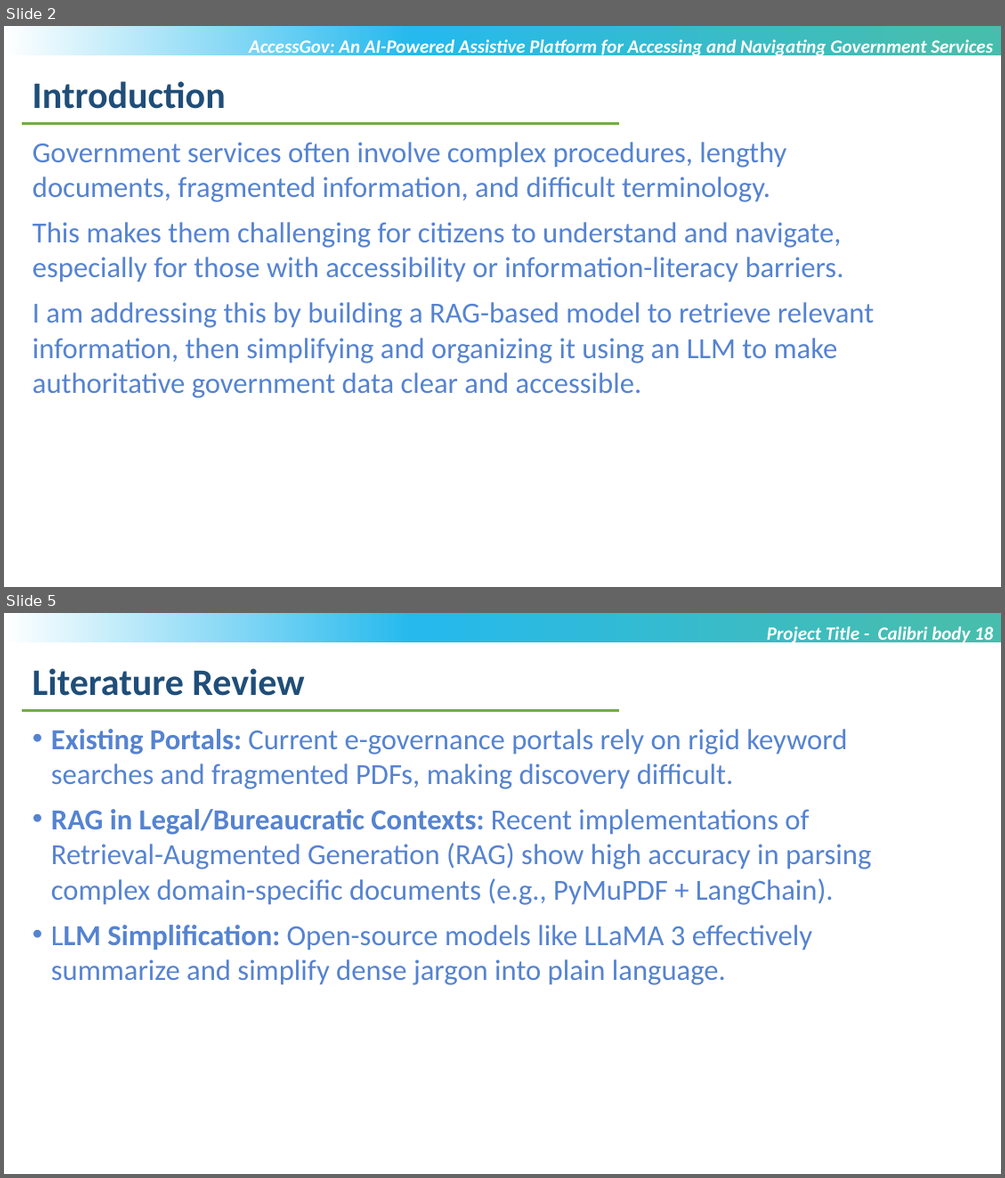
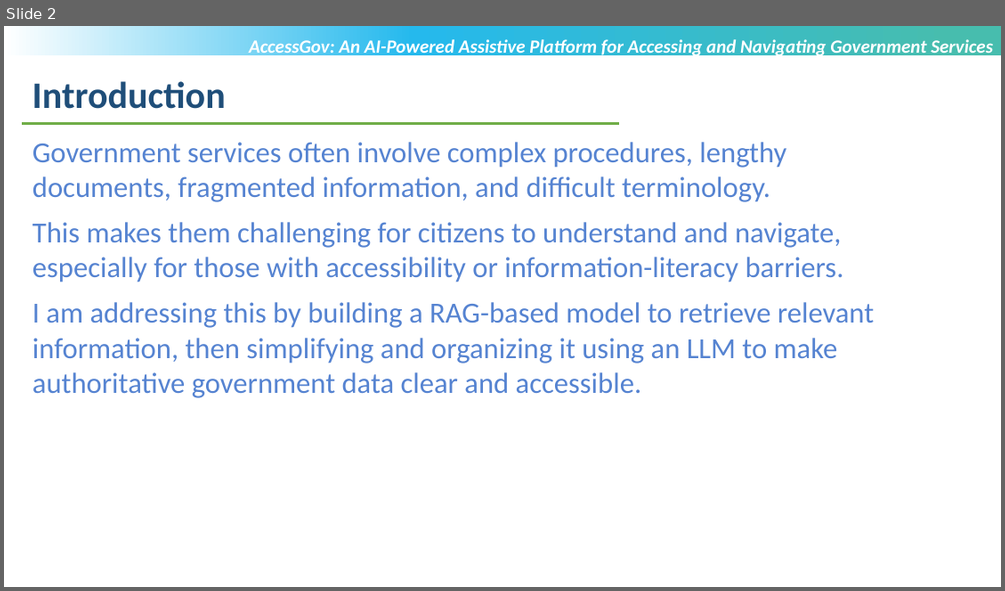
Before and after one commit to MehtaRahi/AccessGov, a slide deck: T9998_VIT-Chennai_Rahi_Sanxipt_Mehta_Review1.pptx. Shown one above the other, each under a label of ours: slides 2 and 5 before the commit, slide 2 after it; the slides between them are not shown. The pictures are 1005x1178 and 1005x591 pixels, drawn with LibreOffice and Linux fonts; fonts in the diff are those of the drawing; background and template pictures are left out. Boxes give left, top, right and bottom in pixels: in the first picture for what was removed or moved away, otherwise in the second. Text is boxed around its words. In the diff, an @@ line names an element or a change of style, - is before the commit and + after.

Commit message:
docs: add architecture documentation and update project presentation files

```diff
--- a/T9998_VIT-Chennai_Rahi_Sanxipt_Mehta_Review1.pptx
+++ b/T9998_VIT-Chennai_Rahi_Sanxipt_Mehta_Review1.pptx
@@ slide 5 removed at box(4, 613, 1001, 1174), background #FFFFFF; not listed: 1 template element that a slide beside it also shows @@
@@ text removed at box(767, 626, 993, 645) @@
-Project Title - Calibri body 18
@@ text removed at box(32, 668, 304, 696) @@
-Literature Review
@@ line removed from (22, 710) to (619, 710) @@
@@ text removed at box(51, 729, 871, 985) @@
-• Existing Portals: Current e-governance portals rely on rigid keyword searches and fragmented PDFs, making discovery difficult.
-• RAG in Legal/Bureaucratic Contexts: Recent implementations of Retrieval-Augmented Generation (RAG) show high accuracy in parsing complex domain-specific documents (e.g., PyMuPDF + LangChain).
-• LLM Simplification: Open-source models like LLaMA 3 effectively summarize and simplify dense jargon into plain language.
```
Also in this commit, not shown: 5 slides changed, 3 slides added, 1 other slide removed, 2 other files.
